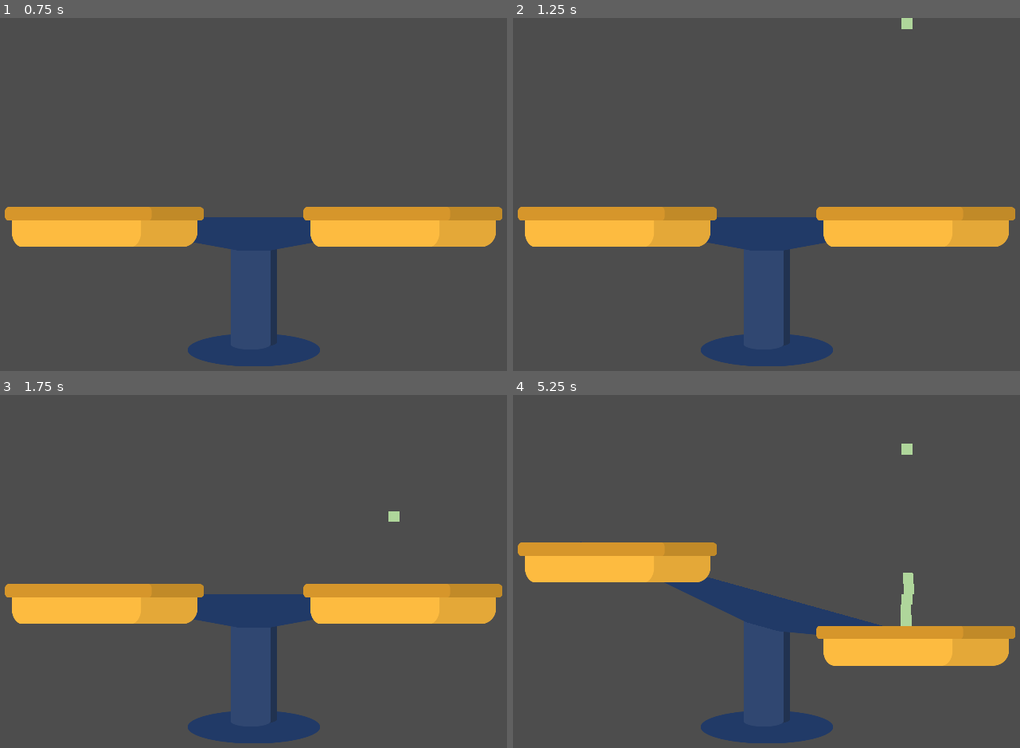
Above: before the commit, frames 1-4 (two rows, left to right).
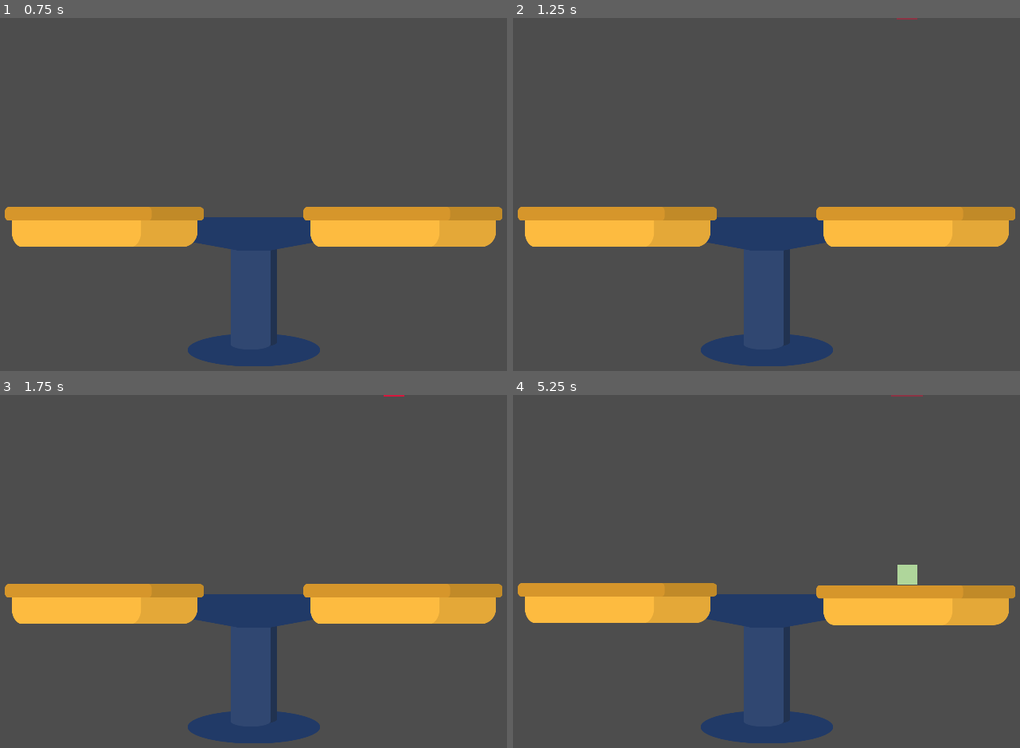
Above: after the commit, the same moments.

Repository: njamster/gmtk_jam_2024
Game: Godot game, scene res://screens/game.tscn
Same seed, same stepped clock (60 frames per second), same inputs: the game is played once before the commit and once after it.
Inputs (mouse positions are in pixels of both pictures, inside the frame that each line leads up to):
- Up to frame 1 (0.75 s): tap Enter at 0.5 s; move the mouse to (395, 180) at 0.52 s; click (395, 180) at 0.67 s
- Up to frame 2 (1.25 s): no input
- Up to frame 3 (1.75 s): move the mouse to (395, 402) at 1.27 s; click (395, 402) at 1.42 s
- Up to frame 4 (5.25 s): click (908, 402) at 2.17 s; click (908, 402) at 2.92 s; click (908, 402) at 3.67 s; click (908, 402) at 4.42 s; click (908, 402) at 5.17 s

Frame 1 is identical in both runs. In frame 2, less than 0.1% of the frame differs, in the area x 75-80%, y 0-4%; in frame 3, less than 0.1%; in frame 4, 18%, in the area x 0-100%, y 0-77%.

Commit message:
Make blocks spawn automatically now
- Therefore removes manual block spawning via clicking.
- The player only picks where the block should go via moving the mouse.
- Adds a small preview at the top of the window to telegraph to the
  player where the next block will spawn & how big it will be.

Diff:
--- a/screens/game.gd
+++ b/screens/game.gd
@@ -3,21 +3,31 @@
 
 const BASIC_BLOCK := preload("res://blocks/basic_block.tscn")
 
-var button_pressed_time : float
+var next_block_scale : float
 
 
-func _input(event: InputEvent) -> void:
-	if event is InputEventMouseButton and event.button_index == MOUSE_BUTTON_LEFT:
-		if event.pressed:
-			button_pressed_time = Time.get_unix_time_from_system()
-		else:
-			var hold_time = Time.get_unix_time_from_system() - button_pressed_time
+func _ready() -> void:
+	_pick_next_block_scale()
 
-			var block := BASIC_BLOCK.instantiate()
-			block.global_position.x = event.global_position.x
-			block.global_position.y = -100
-			block.rescale(4 * hold_time)
-			$Blocks.add_child(block)
+
+func _pick_next_block_scale() -> void:
+	next_block_scale = randf_range(1, 4)
+	$SpawnPreview.scale.x = next_block_scale
+
+
+func _process(_delta: float) -> void:
+	$SpawnPreview.global_position.x = get_global_mouse_position().x - (16 * next_block_scale)
+	$SpawnPreview.modulate.a = $SpawnTimer.wait_time - $SpawnTimer.time_left - 0.8
+
+
+func _on_spawn_timer_timeout() -> void:
+	var block := BASIC_BLOCK.instantiate()
+	block.global_position.x = get_global_mouse_position().x
+	block.global_position.y = -100
+	block.rescale(next_block_scale)
+	$Blocks.add_child(block)
+
+	_pick_next_block_scale()
 
 
 func _on_level_border_body_entered(body: Node2D) -> void:
--- a/screens/game.tscn
+++ b/screens/game.tscn
@@ -33,9 +33,19 @@
 shape = SubResource("WorldBoundaryShape2D_5b2na")
 disabled = true
 
+[node name="SpawnPreview" type="ColorRect" parent="."]
+offset_right = 32.0
+offset_bottom = 4.0
+color = Color(0.862745, 0.0784314, 0.235294, 1)
+
 [node name="Blocks" type="Node" parent="."]
 
 [node name="Scale" parent="." instance=ExtResource("1_lebfw")]
 position = Vector2(960, 600)
 
+[node name="SpawnTimer" type="Timer" parent="."]
+wait_time = 4.0
+autostart = true
+
 [connection signal="body_entered" from="LevelBorder" to="." method="_on_level_border_body_entered"]
+[connection signal="timeout" from="SpawnTimer" to="." method="_on_spawn_timer_timeout"]
